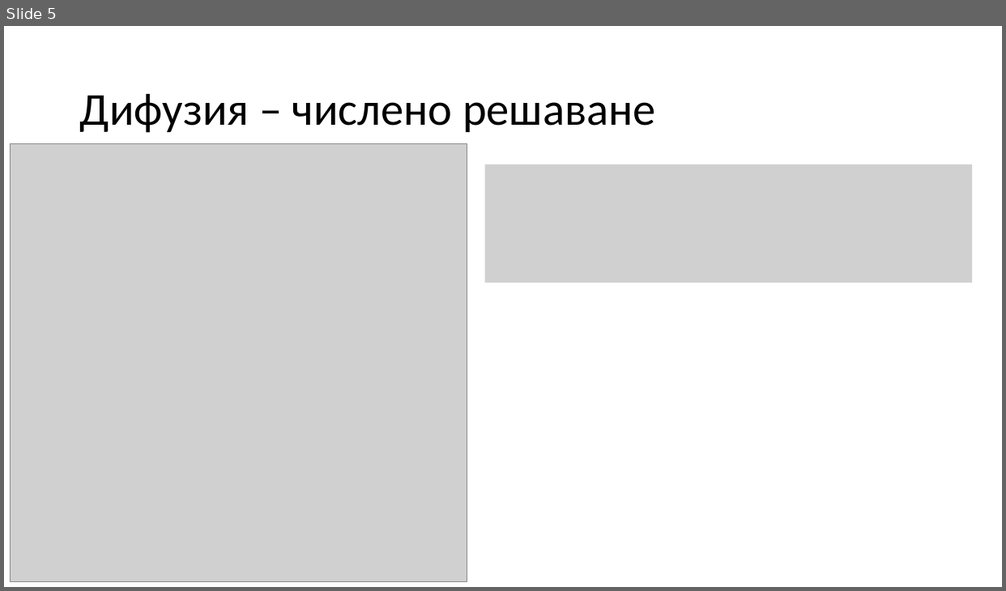
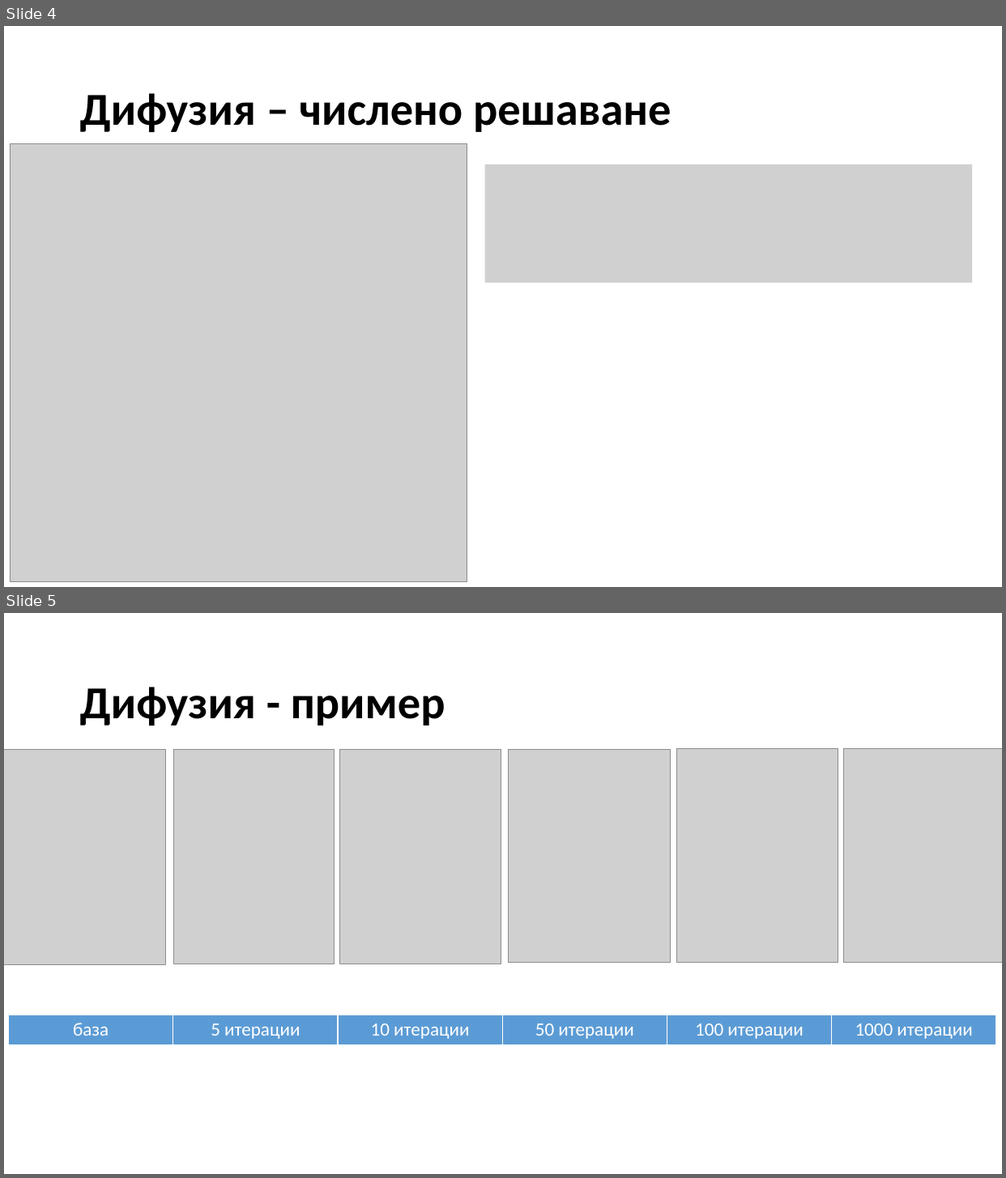
Before and after one commit to castrowilde/pmmrp, a slide deck: presentations/ImageProcessing_3.pptx. Shown one above the other, each under a label of ours: slide 5 before the commit, slides 4 and 5 after it. The pictures are 1006x591 and 1006x1178 pixels, drawn with LibreOffice and Linux fonts; fonts in the diff are those of the drawing; grey boxes stand for pictures. Boxes give left, top, right and bottom in pixels: in the first picture for what was removed or moved away, otherwise in the second. Text is boxed around its words. In the diff, an @@ line names an element or a change of style, - is before the commit and + after.

```diff
--- a/presentations/ImageProcessing_3.pptx
+++ b/presentations/ImageProcessing_3.pptx
@@ slide 5 added at [4, 613, 1002, 1174], background #FFFFFF @@
@@ title added at [80, 687, 445, 726], 44 pt, text #000000, bold @@
+Дифузия - пример
@@ picture added at [4, 750, 166, 965] @@
@@ picture added at [174, 750, 334, 965] @@
@@ picture added at [339, 750, 501, 965] @@
@@ picture added at [509, 749, 671, 963] @@
@@ picture added at [676, 748, 838, 963] @@
@@ picture added at [844, 748, 1002, 964] @@
@@ table added at [9, 1015, 997, 1046], 1 rows, 6 columns @@
+база | 5 итерации | 10 итерации | 50 итерации | 100 итерации | 1000 итерации
@@ what was slide 5 is now slide 4 @@
@@ slide 4 changed as well @@
@@ title "Дифузия – числено решаване" at [80, 93, 671, 132]: bold on @@
```
Also in this commit, not shown: 8 other slides changed, 4 other slides added, 1 slide removed, 1 other file.
